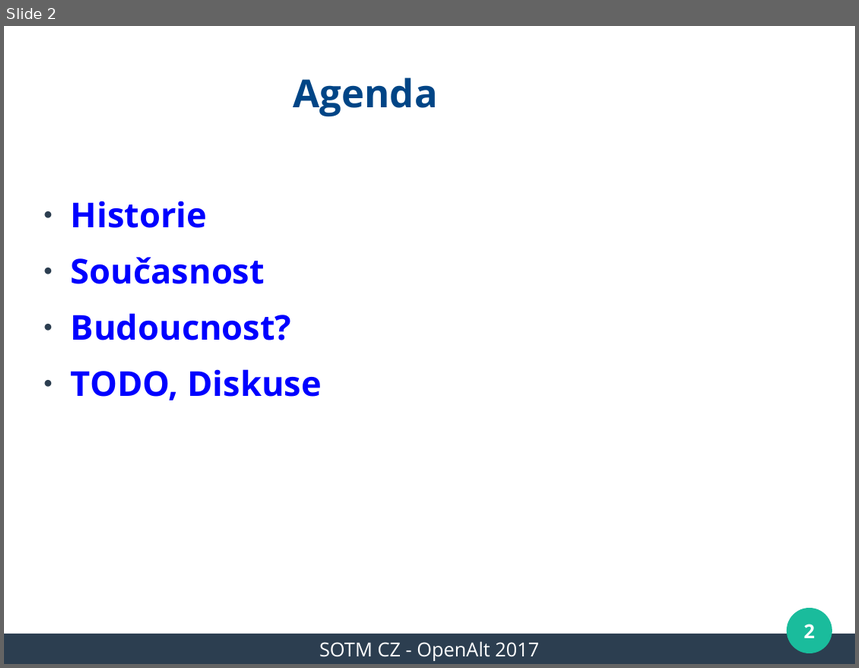
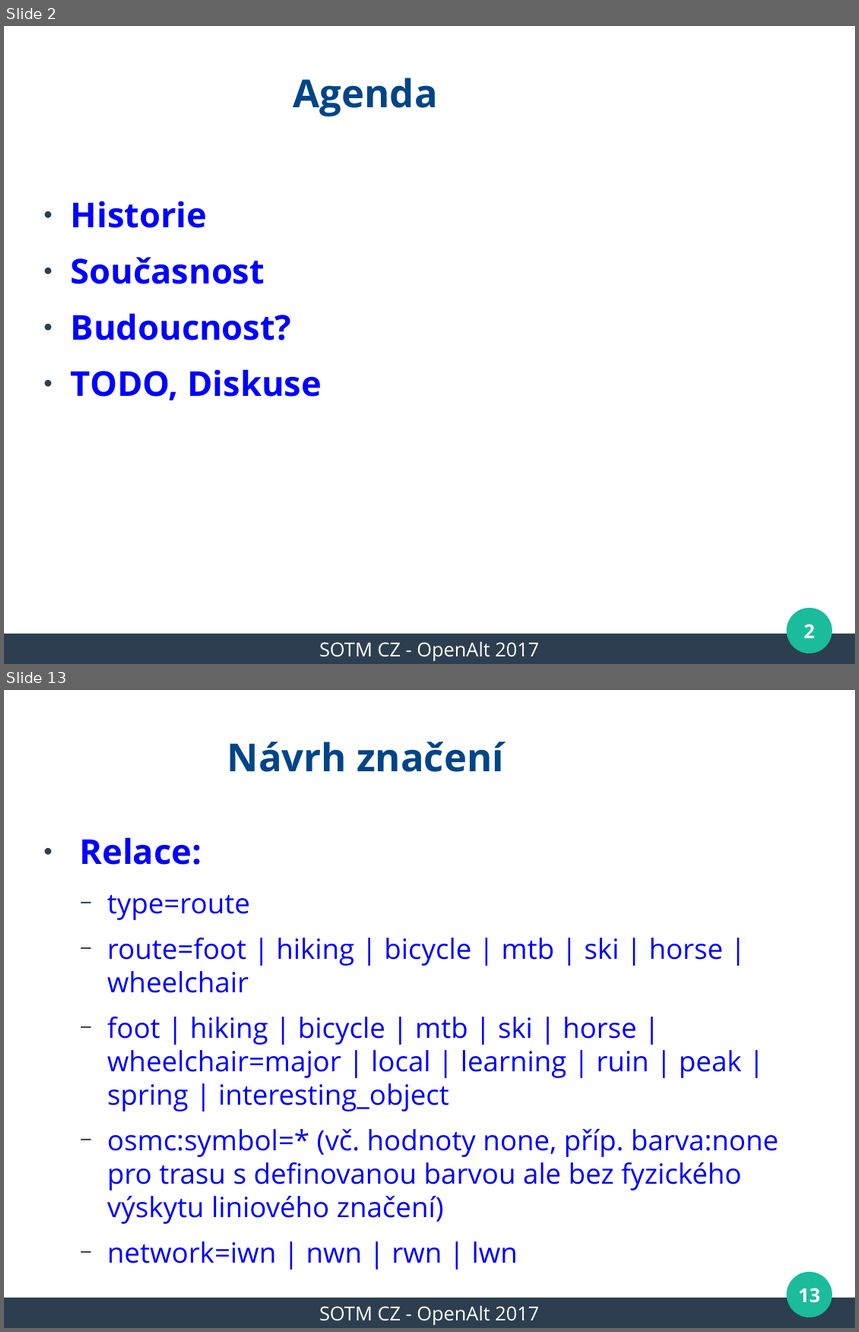
Before and after one commit to mkyral/osm, a slide deck: prezentace/SOTM_CZ_2017/mkyral_kct_barva.odp. Shown one above the other, each under a label of ours: slide 2 before the commit, slides 2 and 13 after it; the slides between them are not shown. The pictures are 859x668 and 859x1332 pixels, drawn with LibreOffice and Linux fonts; fonts in the diff are those of the drawing; background and template pictures are left out. Boxes give left, top, right and bottom in pixels: in the first picture for what was removed or moved away, otherwise in the second. Text is boxed around its words. In the diff, an @@ line names an element or a change of style, - is before the commit and + after.

Commit message:
Finalized mkyral_kct_barva.odp

```diff
--- a/prezentace/SOTM_CZ_2017/mkyral_kct_barva.odp
+++ b/prezentace/SOTM_CZ_2017/mkyral_kct_barva.odp
@@ slide 13 added at <box>4,690,855,1328</box>, background #FFFFFF; not listed: 3 template elements that a slide beside it also shows @@
@@ title added at <box>227,742,504,772</box>, 36 pt, text #004586, bold @@
+Návrh značení
@@ text added at <box>80,837,778,1264</box>, 26 pt, text #0000FF @@
+● Relace:
+  − type=route
+  − route=foot | hiking | bicycle | mtb | ski | horse | wheelchair
+  − foot | hiking | bicycle | mtb | ski | horse | wheelchair=major | local | learning | ruin | peak | spring | interesting_object
+  − osmc:symbol=* (vč. hodnoty none, příp. barva:none pro trasu s definovanou barvou ale bez fyzického výskytu liniového značení)
+  − network=iwn | nwn | rwn | lwn
@@ page number added at <box>798,1288,820,1303</box>, 18 pt, text #FFFFFF, bold @@
+13
@@ text added at <box>319,1306,539,1325</box>, 18 pt, text #FFFFFF @@
+SOTM CZ - OpenAlt 2017
```
Also in this commit, not shown: 2 slides changed, 13 other slides added.
